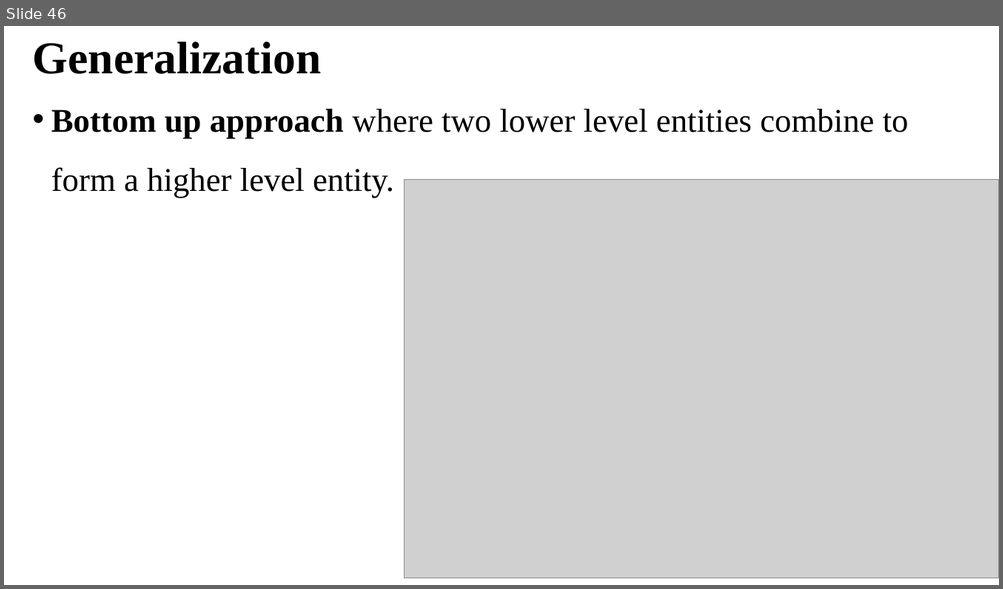
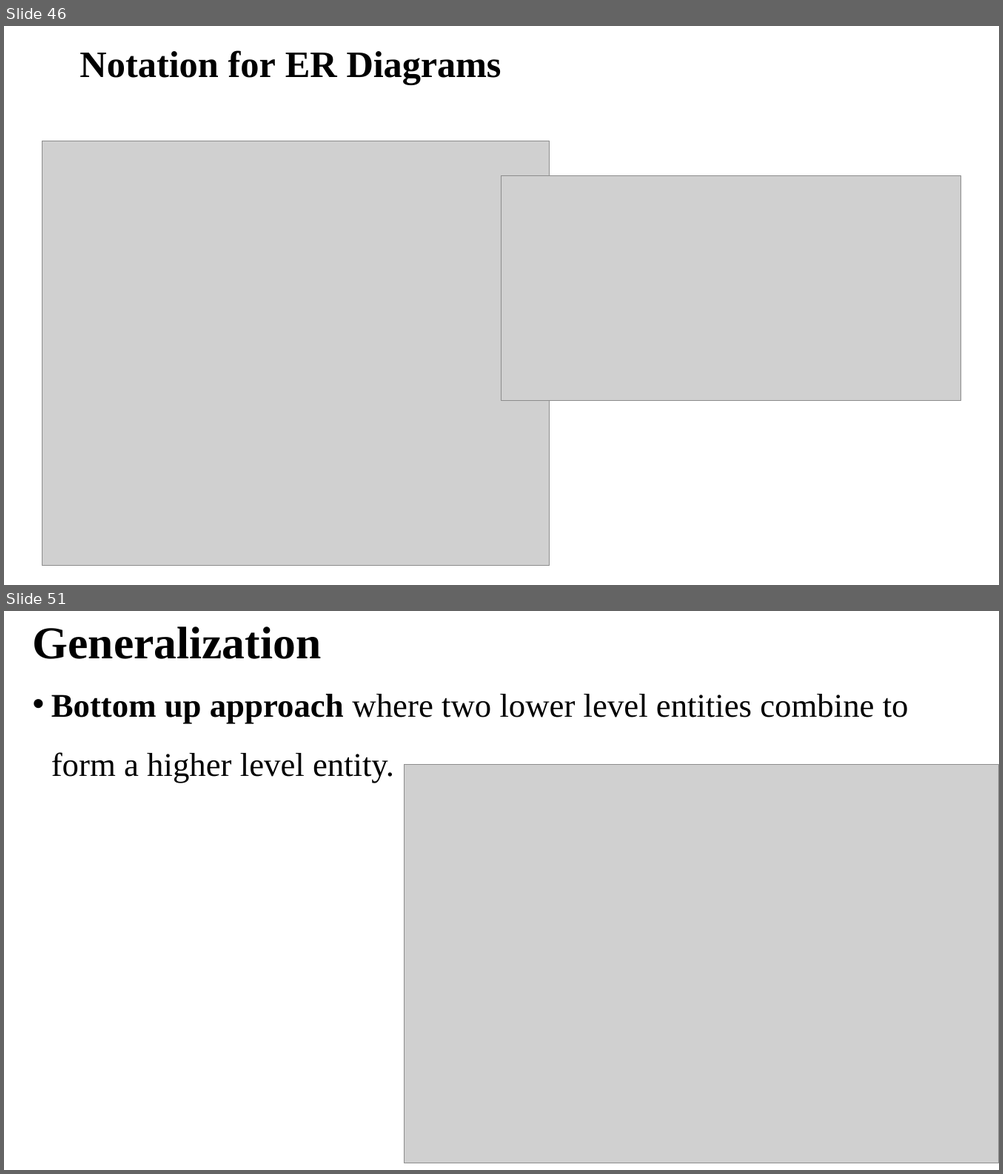
Before and after one commit to TahirAcharya/dbms, a slide deck: Module 1/module 1 chapter 3.pptx. Shown one above the other, each under a label of ours: slide 46 before the commit, slides 46 and 51 after it; the slides between them are not shown. The pictures are 1003x589 and 1003x1174 pixels, drawn with LibreOffice and Linux fonts; fonts in the diff are those of the drawing; grey boxes stand for pictures. Boxes give left, top, right and bottom in pixels: in the first picture for what was removed or moved away, otherwise in the second. Text is boxed around its words. In the diff, an @@ line names an element or a change of style, - is before the commit and + after.

```diff
--- a/Module 1/module 1 chapter 3.pptx
+++ b/Module 1/module 1 chapter 3.pptx
@@ slide 46 added at box(4, 26, 999, 585), background #FFFFFF @@
@@ title added at box(79, 50, 501, 85), 36 pt, text #000000, bold @@
+Notation for ER Diagrams
@@ picture added at box(42, 141, 549, 565) @@
@@ picture added at box(502, 176, 961, 400) @@
@@ what was slide 46 is now slide 51 @@
```
Also in this commit, not shown: 4 other slides added, 3 other files.
